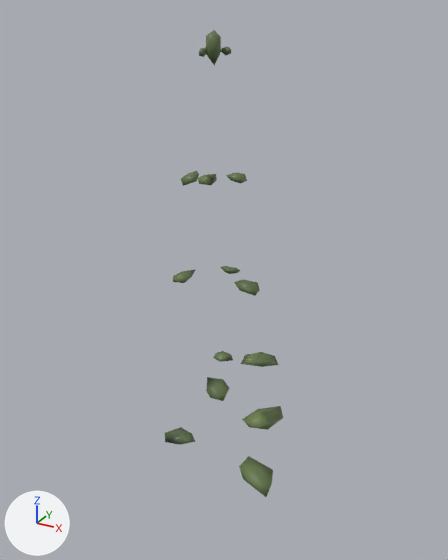
Before and after pictures for a commit that changed the glTF model public/props/baum-fichte-0-mittel.glb.
Before and after are seen from a 50 mm lens placed at (10.8, -19.0, 21.9), pointed at (-0.4, 1.5, 11.7). Every picture has the same lights, and +X, +Y and +Z are marked at lower left. The picture after the commit comes second. Vertices at exactly the same position are counted once.

Names of what the first picture shows: 'Baum_Stamm'.
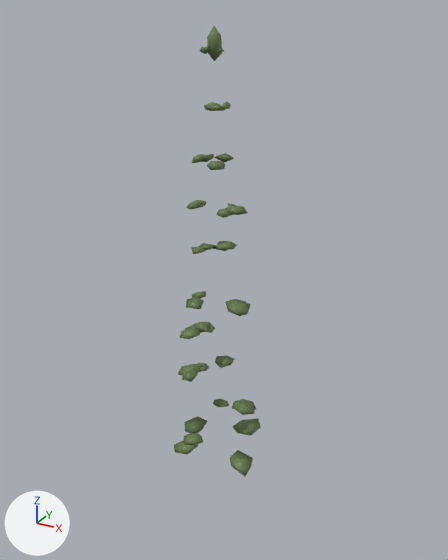
Boxes (x1, y1, x2, y2) around the edits, measured in the pictures (448 x 560 px; the box of a moved part takes in the faces that stretch with it):
'Baum_Stamm', reshaped (26% narrower): before (165, 30, 283, 497); after (174, 26, 261, 477)
part 1 of me_cone, moved or reshaped: before (165, 427, 195, 445); after (184, 433, 203, 445)
part 2 of me_cone, moved or reshaped: before (206, 377, 229, 401); after (174, 440, 198, 454)
part 3 of me_cone, moved or reshaped: before (241, 352, 279, 367); after (232, 399, 256, 410)
part 4 of me_cone, moved or reshaped: before (234, 279, 260, 296); after (235, 402, 255, 415)
part 5 of me_cone, moved or reshaped: before (181, 171, 199, 186); after (178, 364, 203, 375)
part 6 of me_cone, moved or reshaped: before (226, 173, 247, 184); after (179, 328, 200, 339)
part 7 of me_cone, moved or reshaped: before (198, 174, 217, 185); after (187, 200, 206, 209)
part 8 of me_cone, moved or reshaped: before (221, 46, 231, 56); after (216, 208, 232, 218)
part 9 of me_cone, rebuilt (17% taller): before (213, 351, 233, 362); after (215, 355, 235, 368)
part 10 of me_cone, deleted: before (220, 266, 240, 274)
part 11 of me_cone, deleted: before (173, 269, 196, 283)
part 12 of me_cone, built on: before (199, 30, 283, 497); after (182, 26, 261, 477)

What changed in the scene script:
```text
Change me_cone:
    used by ob_baum_stamm; location = (0.0, 0.0, 10.25)
    remove me_cone.from_pydata(...)  # 208 vertices, 348 faces; spans x -2.6..3.1, y -1.9..4.4, z -10.6..11.0
    add me_cone.from_pydata(...)  # 423 vertices, 678 faces; spans x -1.9..1.9, y -1.8..2.8, z -10.6..11.1
    me_cone part 1: the loose piece of 12 vertices spanning x -2.6..-1.0, y -0.7..0.4, z -6.1..-5.7 is scaled about its middle by (0.626, 0.826, 0.749), then moved by (0.7, 0.0, 0.1)
    me_cone part 2: the loose piece of 12 vertices spanning x 0.2..1.2, y -1.9..-0.8, z -2.1..-1.7 is multiplied about its middle by the matrix ((-0.238, 0.898, -0.124), (-0.904, -0.244, -0.03), (-0.061, 0.112, 0.928)), then moved by (-2.1, 1.0, -4.2)
    me_cone part 3: the loose piece of 12 vertices spanning x 0.5..1.8, y 1.0..2.6, z -2.4..-1.8 is scaled about its middle by (0.734, 0.654, 0.722), then moved by (-0.4, -0.7, -2.0)
    me_cone part 4: the loose piece of 12 vertices spanning x 0.9..1.8, y -0.4..0.5, z 1.9..2.3 is multiplied about its middle by the matrix ((0.743, -0.516, -0.105), (0.51, 0.751, -0.075), (0.129, 0.002, 0.902)), then moved by (-0.4, 0.7, -6.0)
    me_cone part 5: the loose piece of 12 vertices spanning x -1.0..-0.3, y -1.0..-0.2, z 5.9..6.3 is multiplied about its middle by the matrix ((0.856, 0.933, 0.096), (-0.935, 0.859, -0.015), (-0.076, -0.061, 1.266)), then moved by (-0.6, 0.7, -8.5)
    me_cone part 6: the loose piece of 12 vertices spanning x 0.5..1.2, y -0.4..0.4, z 6.1..6.4 is turned -176 degrees about the z axis through its middle and scaled by 1.12, then moved by (-1.9, -0.1, -6.7)
    me_cone part 7: the loose piece of 12 vertices spanning x -0.2..0.4, y -1.1..-0.5, z 6.1..6.4 is turned -113.2 degrees about the z axis through its middle and scaled by 1.19, then moved by (-1.0, 1.0, -1.3)
    me_cone part 8: the loose piece of 12 vertices spanning x 0.0..0.5, y 0.2..0.6, z 10.2..10.5 is turned -76.6 degrees about the z axis through its middle and scaled by 1.29, then moved by (0.4, -0.6, -5.4)
    me_cone part 9: the loose piece of 12 vertices spanning x -0.8..0.1, y 0.7..1.7, z -2.3..-1.8 is rebuilt with 11 vertices and now spans x -0.6..0.2, y 0.6..1.5, z -2.3..-1.9
    me_cone part 10: the loose piece of 12 vertices spanning x -0.2..0.6, y 0.6..1.3, z 2.0..2.3 is deleted
    me_cone part 11: the loose piece of 12 vertices spanning x -1.7..-0.9, y -1.0..0.0, z 1.9..2.3 is deleted
    me_cone part 12: 1 vertex moved within x -0.4, y 0.3, z 10.3; 67 vertices removed from x -0.6..3.1, y -1.5..4.4, z -10.6..11.0; 307 vertices added at x -1.6..1.9, y -1.8..2.8, z -10.6..11.1
```
